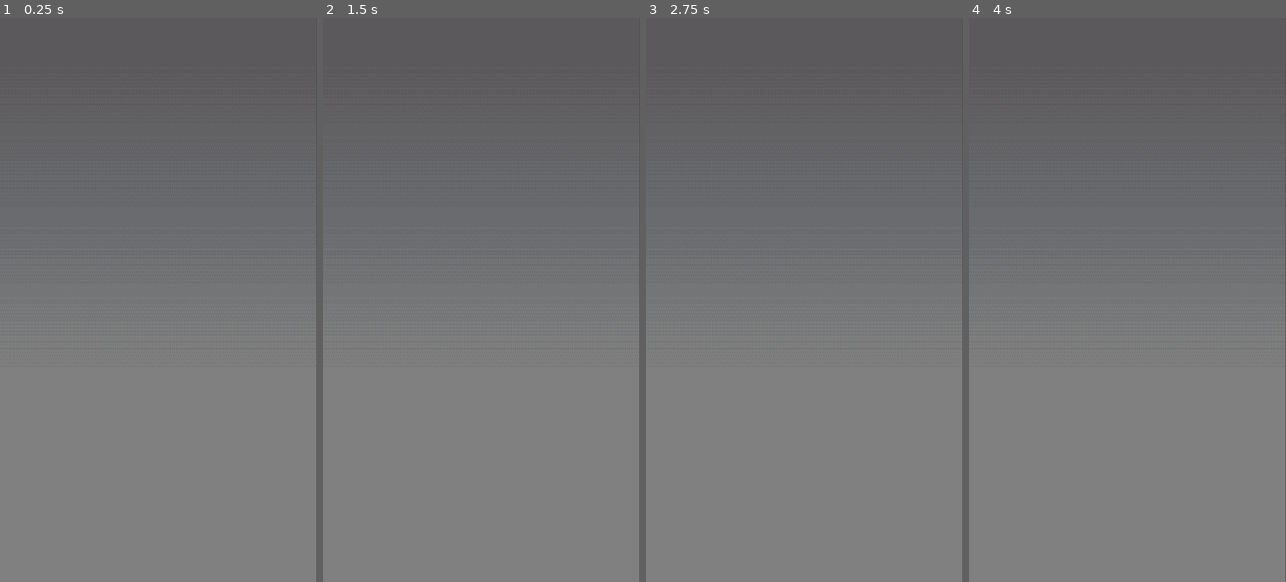
Above: before the commit, frames 1-4 (left to right).
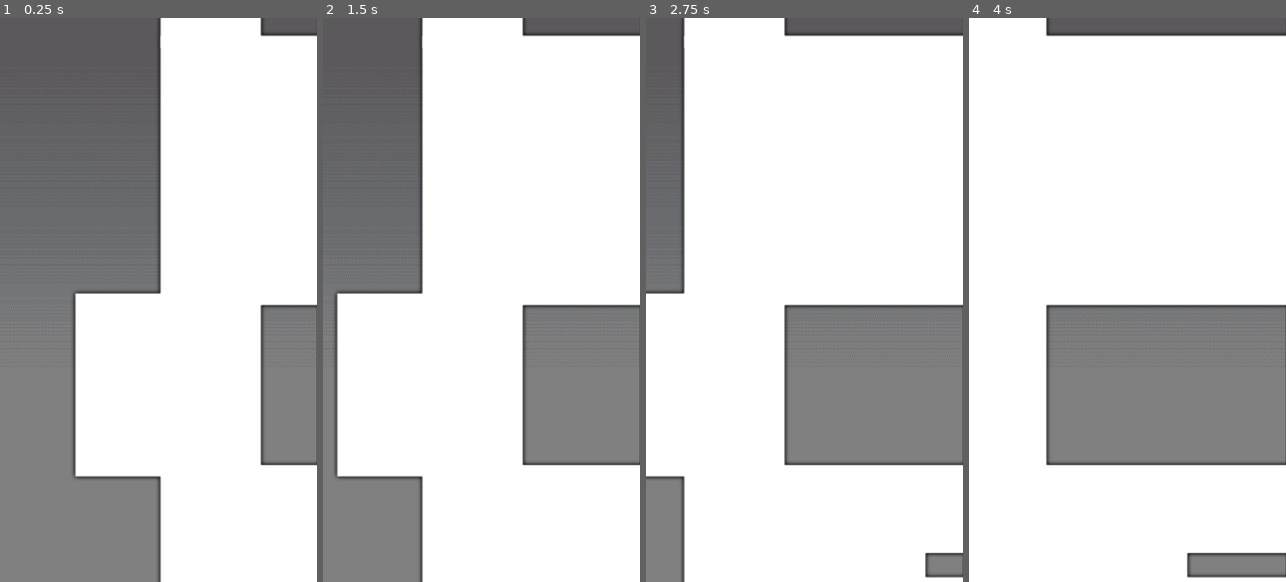
Above: after the commit, the same moments.

Repository: chaki-games/brickheads
Game: Godot game, scene res://scenes/maps/city-night/level_city_Night.tscn
Two runs of this game, one before a commit and one after it. Both use one fixed random seed, a clock stepped at 60 frames per second and the inputs below. This scene is started directly instead of the project's main scene.
Inputs:
- Up to frame 1 (0.25 s): no input
- Up to frame 2 (1.5 s): hold Right (right) 0.53-1.28 s; hold Left (left) from 1.28 s (still down)
- Up to frame 3 (2.75 s): release Left (left) at 2.03 s; hold Right (right) from 2.03 s (still down)
- Up to frame 4 (4 s): release Right (right) at 3.53 s; hold Left (left) from 3.53 s (still down)

The runs differ from the first frame. In frame 1, 54% of the frame differs, in the area x 22-100%, y 0-100%; in frame 2, 67%; in frame 3, 75%; in frame 4, 76%, in the area x 0-100%, y 0-100%.

Commit message:
feat(buildings): add buildings scene

Diff:
--- a/project.godot
+++ b/project.godot
@@ -32,7 +32,7 @@
 right={
 "deadzone": 0.2,
 "events": [Object(InputEventKey,"resource_local_to_scene":false,"resource_name":"","device":-1,"window_id":0,"alt_press …(195 unchanged characters)…
-, Object(InputEventKey,"resource_local_to_scene":false,"reso …(131 unchanged characters)… d":false,"keycode":0,"physical_keycode":68,"key_label":0,"unicode":100,"location":0,"echo":false,"script":null)
+, Object(InputEventKey,"resource_local_to_scene":false,"reso …(131 unchanged characters)… d":false,"keycode":0,"physical_keycode":4194309,"key_label":0,"unicode":0,"location":0,"echo":false,"script":null)
 ]
 }
 
--- /dev/null
+++ b/scenes/maps/city-night/buildings/buildings.gd
@@ -0,0 +1,50 @@
+extends Node2D
+
+@export var speed: float = 100.0
+@export var image_path: String = "res://assets/"
+@export var pool_size: int = 5
+@export var scale_factor: Vector2 = Vector2(2, 2)
+@export var screen_width: float = 648.0
+@export var screen_height: float = 1152.0
+
+var variants: Array[Texture2D] = []
+var sprites: Array[Sprite2D] = []
+
+func _ready():
+	variants = load_variants(image_path)
+	if variants.is_empty():
+		push_warning("No se encontraron imágenes en: " + image_path)
+		return
+
+	var x_offset = 0.0
+	for i in pool_size:
+		var s = Sprite2D.new()
+		s.texture = variants[randi_range(0, variants.size() - 1)]
+		s.scale = scale_factor
+		add_child(s)
+		s.position = Vector2(x_offset + s.texture.get_width() * scale_factor.x / 2, screen_height / 2)
+		x_offset += s.texture.get_width() * scale_factor.x
+		sprites.append(s)
+
+func _process(delta: float) -> void:
+	for s in sprites:
+		s.position.x -= speed * delta
+
+	for s in sprites:
+		if s.position.x < -s.texture.get_width() * scale_factor.x / 2:
+			var max_x = get_max_x()
+			s.position.x = max_x + s.texture.get_width() * scale_factor.x / 2
+			s.texture = variants[randi_range(0, variants.size() - 1)]
+
+func get_max_x() -> float:
+	var max_val = -INF
+	for s in sprites:
+		max_val = max(max_val, s.position.x + s.texture.get_width() * scale_factor.x / 2)
+	return max_val
+
+func load_variants(path: String) -> Array[Texture2D]:
+	var result: Array[Texture2D] = []
+	for file in DirAccess.get_files_at(path):
+		if file.ends_with(".png") or file.ends_with(".jpg"):
+			result.append(load(path + file))
+	return result
--- /dev/null
+++ b/scenes/maps/city-night/buildings/buildings.tscn
@@ -0,0 +1,8 @@
+[gd_scene load_steps=2 format=3 uid="uid://xl83xo2o30y2"]
+
+[ext_resource type="Script" uid="uid://byc6kn6m6to7b" path="res://scenes/maps/city-night/buildings/buildings.gd" id="1_c4qtd"]
+
+[node name="Buildings" type="Node2D"]
+script = ExtResource("1_c4qtd")
+
+[node name="Sprite2D" type="Sprite2D" parent="."]
--- a/scenes/maps/city-night/level_city_Night.tscn
+++ b/scenes/maps/city-night/level_city_Night.tscn
@@ -1,6 +1,7 @@
-[gd_scene load_steps=2 format=3 uid="uid://dvq8x117xd117"]
+[gd_scene load_steps=3 format=3 uid="uid://dvq8x117xd117"]
 
 [ext_resource type="Texture2D" uid="uid://bd8d84jfme1iv" path="res://scenes/maps/city-night/assets/background.png" id="1_gknof"]
+[ext_resource type="PackedScene" uid="uid://xl83xo2o30y2" path="res://scenes/maps/city-night/buildings/buildings.tscn" id="2_gmo32"]
 
 [node name="LevelCityNight" type="Node2D"]
 
@@ -8,3 +9,5 @@
 position = Vector2(323, 577.49994)
 scale = Vector2(1.1249999, 3.5648148)
 texture = ExtResource("1_gknof")
+
+[node name="Buildings" parent="." instance=ExtResource("2_gmo32")]
Not shown, added: scenes/maps/city-night/buildings/buildings.gd.uid
